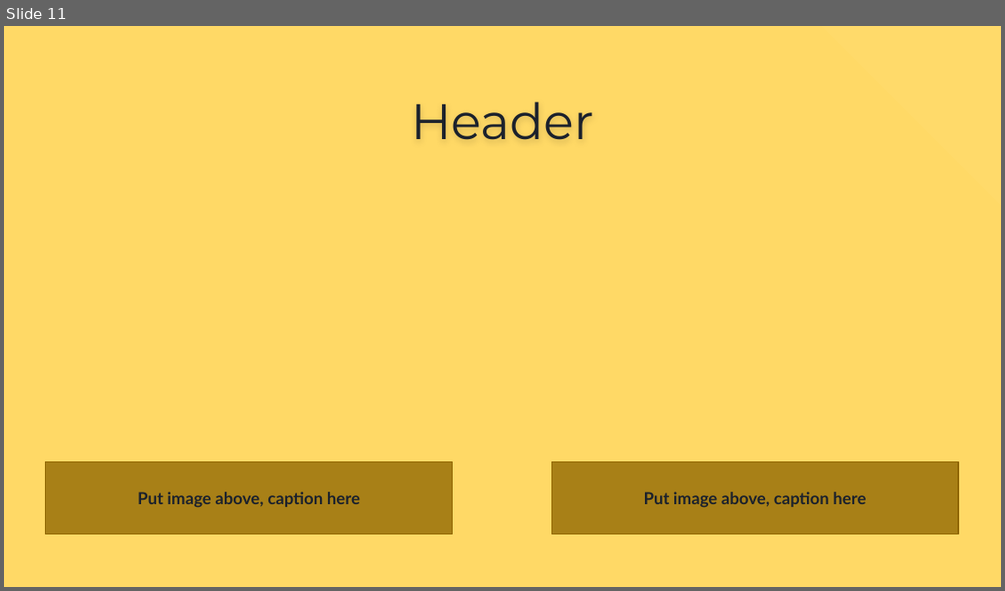
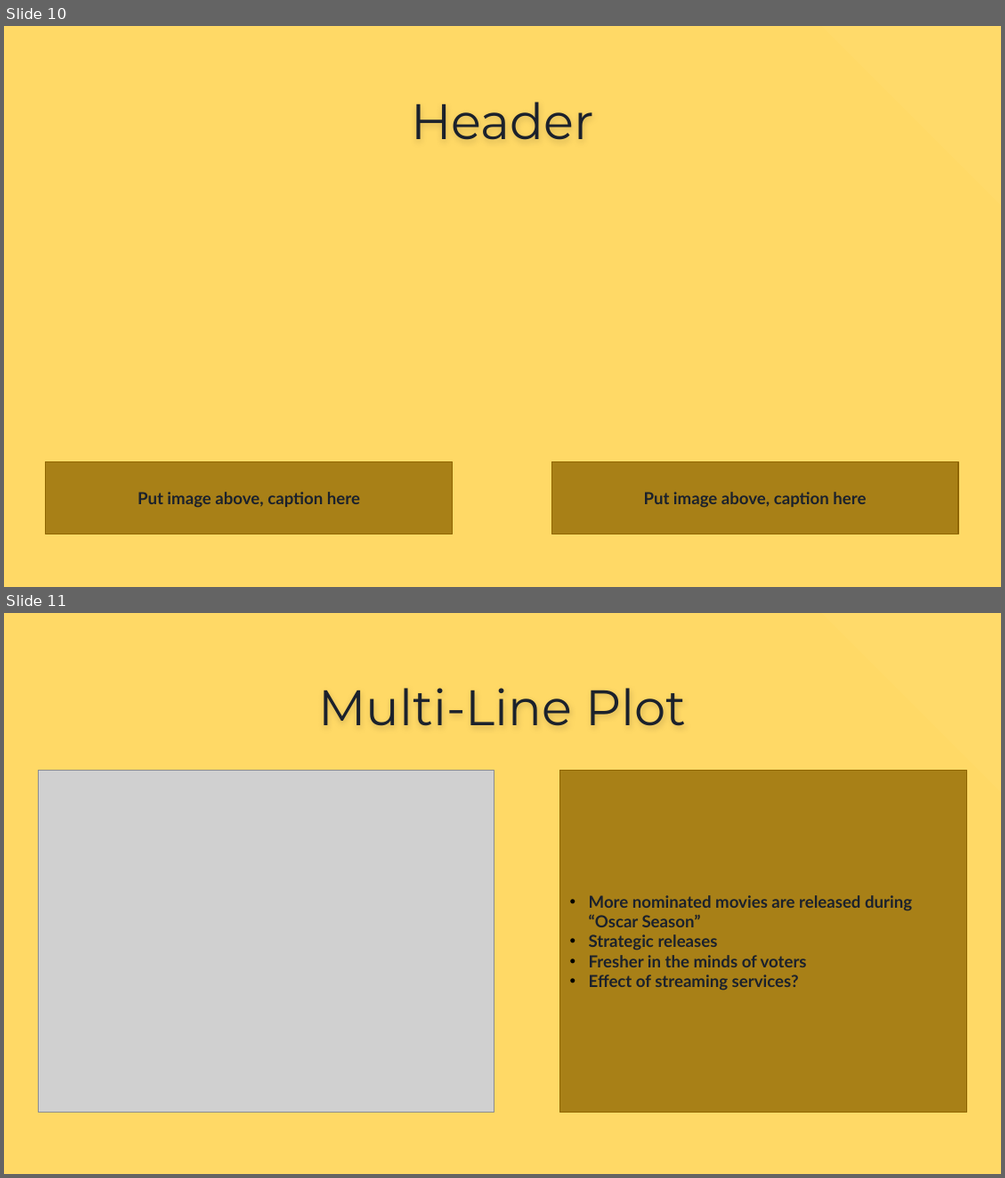
Before and after one commit to jamieah80/group-project-one, a slide deck: Group Project Presentation (1).pptx. Shown one above the other, each under a label of ours: slide 11 before the commit, slides 10 and 11 after it. The pictures are 1005x591 and 1005x1178 pixels, drawn with LibreOffice and Linux fonts; fonts in the diff are those of the drawing; grey boxes stand for pictures. Boxes give left, top, right and bottom in pixels: in the first picture for what was removed or moved away, otherwise in the second. Text is boxed around its words. In the diff, an @@ line names an element or a change of style, - is before the commit and + after.

```diff
--- a/Group Project Presentation (1).pptx
+++ b/Group Project Presentation (1).pptx
@@ slide 11 added at (4, 613, 1001, 1174), background #FFD966; not listed: 1 template element that a slide beside it also shows @@
@@ title added at (318, 688, 686, 726), 36 pt, text #1B212C @@
+Multi-Line Plot
@@ picture added at (39, 771, 494, 1112) @@
@@ rectangle added at (560, 771, 967, 1112), fill #8F6600 at 77% opacity, outline #8F6600 0.75 pt, 12 pt, text #1B212C, bold @@
+• More nominated movies are released during “Oscar Season”
+• Strategic releases
+• Fresher in the minds of voters
+• Effect of streaming services?
@@ what was slide 11 is now slide 10 @@
```
Also in this commit, not shown: 1 slide changed, 2 other slides added, 3 slides removed.
